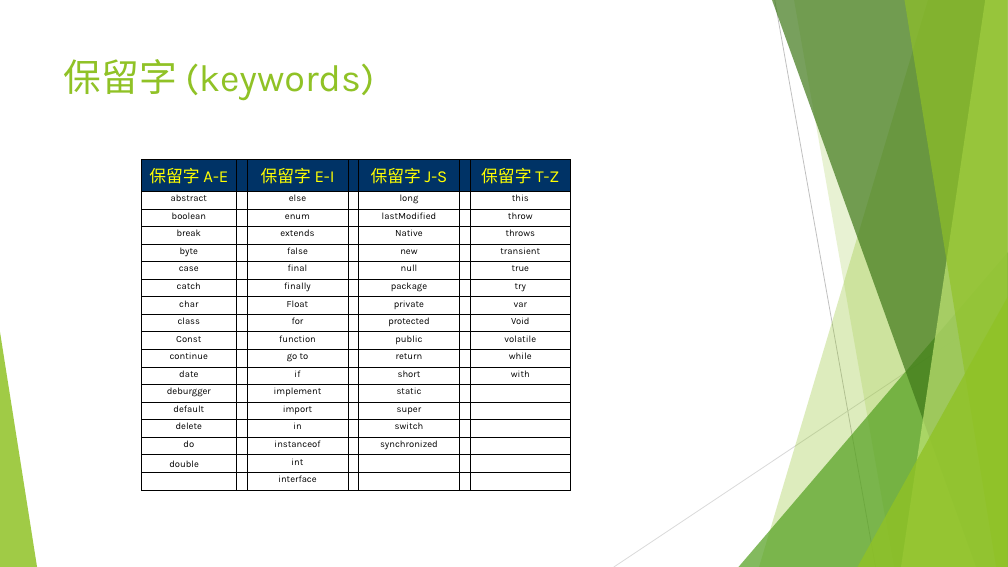
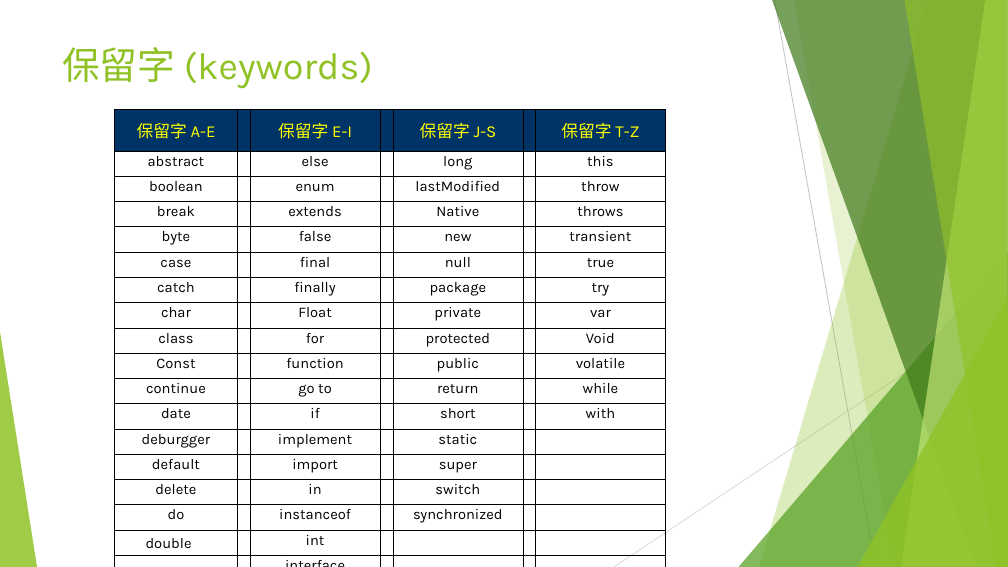
Before and after one commit to adennis1984/IntroduceWebFrontEnd, a slide deck: slide 17 of Part-1-Type-Value-Variable/Web 前端入門(一).pptx. Drawn at 1008x567 pixels with LibreOffice and Linux fonts; fonts in the diff are those of the drawing. Boxes give left, top, right and bottom in pixels: in the first picture for what was removed or moved away, otherwise in the second. Text is boxed around its words. In the diff, an @@ line names an element or a change of style, - is before the commit and + after.

Commit message:
edit pptx

```diff
--- a/Part-1-Type-Value-Variable/Web 前端入門(一).pptx
+++ b/Part-1-Type-Value-Variable/Web 前端入門(一).pptx
@@ title "保留字 (keywords)": place and size @@
-title "保留字 (keywords)" at <box>64,59,374,101</box>
+title "保留字 (keywords)" at <box>62,47,373,88</box>
@@ table at <box>114,109,666,552</box> @@
@@ size 9 to 14 pt @@
@@ table: place and size @@
-table at <box>141,160,568,490</box>
+table at <box>114,109,666,552</box>
```
Also in this commit, not shown: 5 other slides changed.
